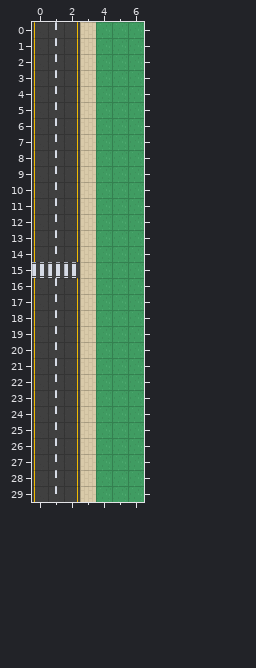
One commit to this Tiled map: assets/maps/test.tmx. The picture above was drawn from the file before the commit.
Cells are 16x16 px. Shown: x 0..6, y 0..29.
New version:
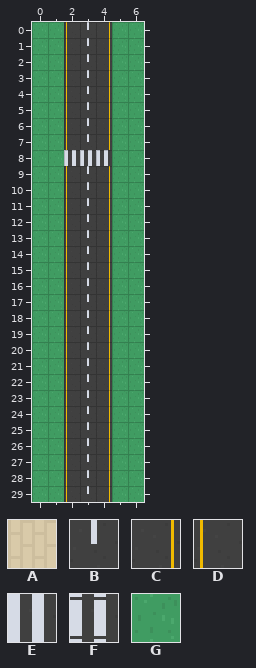
Key: from "roguelikeCity_magenta": A 744, B 749, C 752, D 788, E 826, F 828, G 963.
_ is an empty cell, # one hidden under a higher layer.
Tiles of an added or newly shown layer are drawn over the layers below it.
Diff:
{"where": "layer \"Tile Layer 1\""}
{"y":0,"x":0,"old":"DBCAG","new":"GGDBC"}
{"y":1,"x":0,"old":"DBCAG","new":"GGDBC"}
{"y":2,"x":0,"old":"DBCAG","new":"GGDBC"}
{"y":3,"x":0,"old":"DBCAG","new":"GGDBC"}
{"y":4,"x":0,"old":"DBCAG","new":"GGDBC"}
{"y":5,"x":0,"old":"DBCAG","new":"GGDBC"}
{"y":6,"x":0,"old":"DBCAG","new":"GGDBC"}
{"y":7,"x":0,"old":"DBCAG","new":"GGDBC"}
{"y":8,"x":0,"old":"DBCAG","new":"GG###"}
{"y":9,"x":0,"old":"DBCAG","new":"GGDBC"}
{"y":10,"x":0,"old":"DBCAG","new":"GGDBC"}
{"y":11,"x":0,"old":"DBCAG","new":"GGDBC"}
{"y":12,"x":0,"old":"DBCAG","new":"GGDBC"}
{"y":13,"x":0,"old":"DBCAG","new":"GGDBC"}
{"y":14,"x":0,"old":"DBCAG","new":"GGDBC"}
{"y":15,"x":0,"old":"FFFAG","new":"GGDBC"}
{"y":16,"x":0,"old":"DBCAG","new":"GGDBC"}
{"y":17,"x":0,"old":"DBCAG","new":"GGDBC"}
{"y":18,"x":0,"old":"DBCAG","new":"GGDBC"}
{"y":19,"x":0,"old":"DBCAG","new":"GGDBC"}
{"y":20,"x":0,"old":"DBCAG","new":"GGDBC"}
{"y":21,"x":0,"old":"DBCAG","new":"GGDBC"}
{"y":22,"x":0,"old":"DBCAG","new":"GGDBC"}
{"y":23,"x":0,"old":"DBCAG","new":"GGDBC"}
{"y":24,"x":0,"old":"DBCAG","new":"GGDBC"}
{"y":25,"x":0,"old":"DBCAG","new":"GGDBC"}
{"y":26,"x":0,"old":"DBCAG","new":"GGDBC"}
{"y":27,"x":0,"old":"DBCAG","new":"GGDBC"}
{"y":28,"x":0,"old":"DBCAG","new":"GGDBC"}
{"y":29,"x":0,"old":"DBCAG","new":"GGDBC"}
{"where": "layer \"Tile Layer 2\" (added)"}
{"y":8,"x":2,"old":"___","new":"EEE"}
